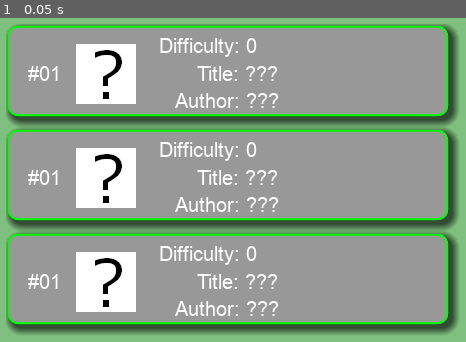
Above: before the commit, frame 1.
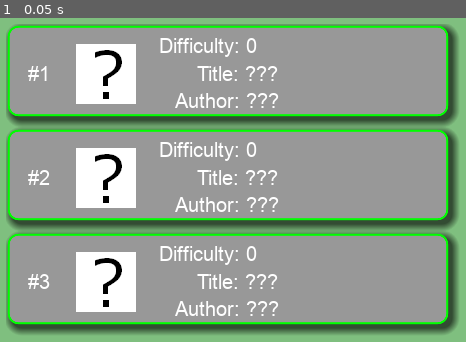
Above: after the commit, the same moment.

Repository: vivisuke/GDNonogram15
Game: Godot game, scene res://LevelScene.tscn
Same seed, same stepped clock (60 frames per second), same inputs: the game is played once before the commit and once after it.
Inputs:
- Up to frame 1 (0.05 s): no input

The runs differ from the first frame. In frame 1, 0.2% of the frame differs, in the area x 8-13%, y 14-84%.

Commit message:
0072 ◎ C 06/05 06/05 0.001│ToDo│レベルシーン > 各問題：問題番号設定

Diff:
--- a/GDNonogram15/LevelScene.gd
+++ b/GDNonogram15/LevelScene.gd
@@ -13,6 +13,7 @@
 	print(g.quest_list.size())
 	for i in g.quest_list.size():
 		var panel = QuestPanel.instance()
+		panel.set_number(i+1)
 		$ScrollContainer/VBoxContainer.add_child(panel)
 	pass # Replace with function body.
 
--- a/GDNonogram15/QuestPanel.gd
+++ b/GDNonogram15/QuestPanel.gd
@@ -10,6 +10,8 @@
 func _ready():
 	pass # Replace with function body.
 
+func set_number(n : int):
+	$numLabel.text = "#%d" % n
 func _draw():
 	# 外枠
 	var style_box = StyleBoxFlat.new()
Not shown, changed: GDNonogram.spr
